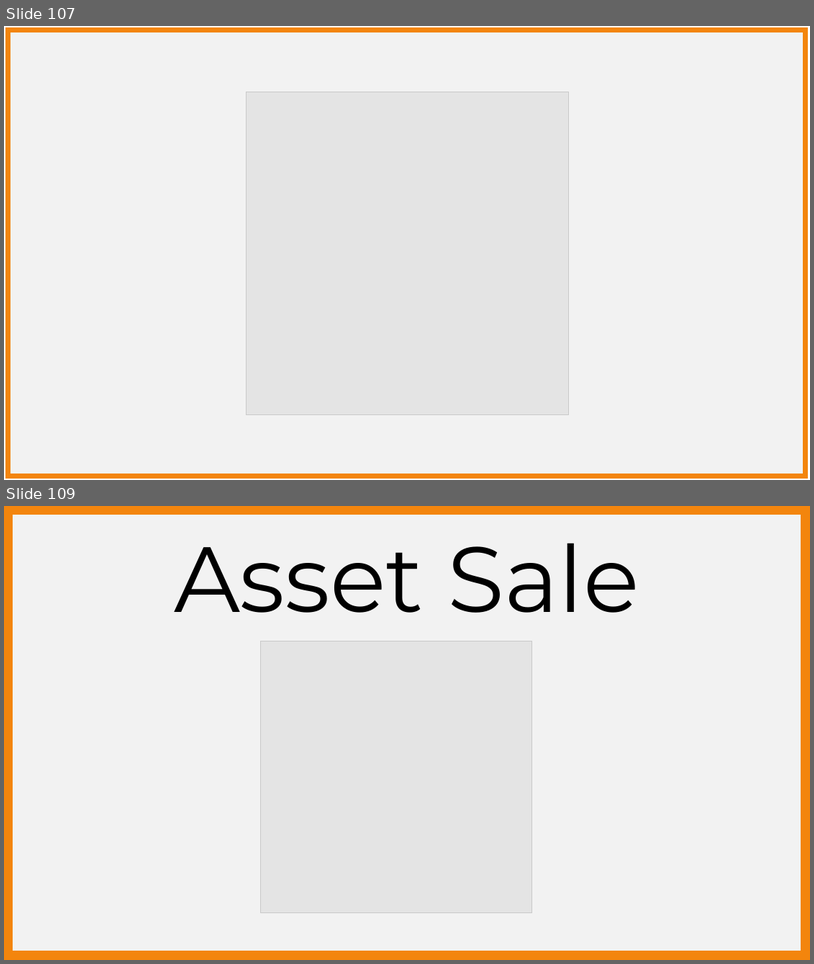
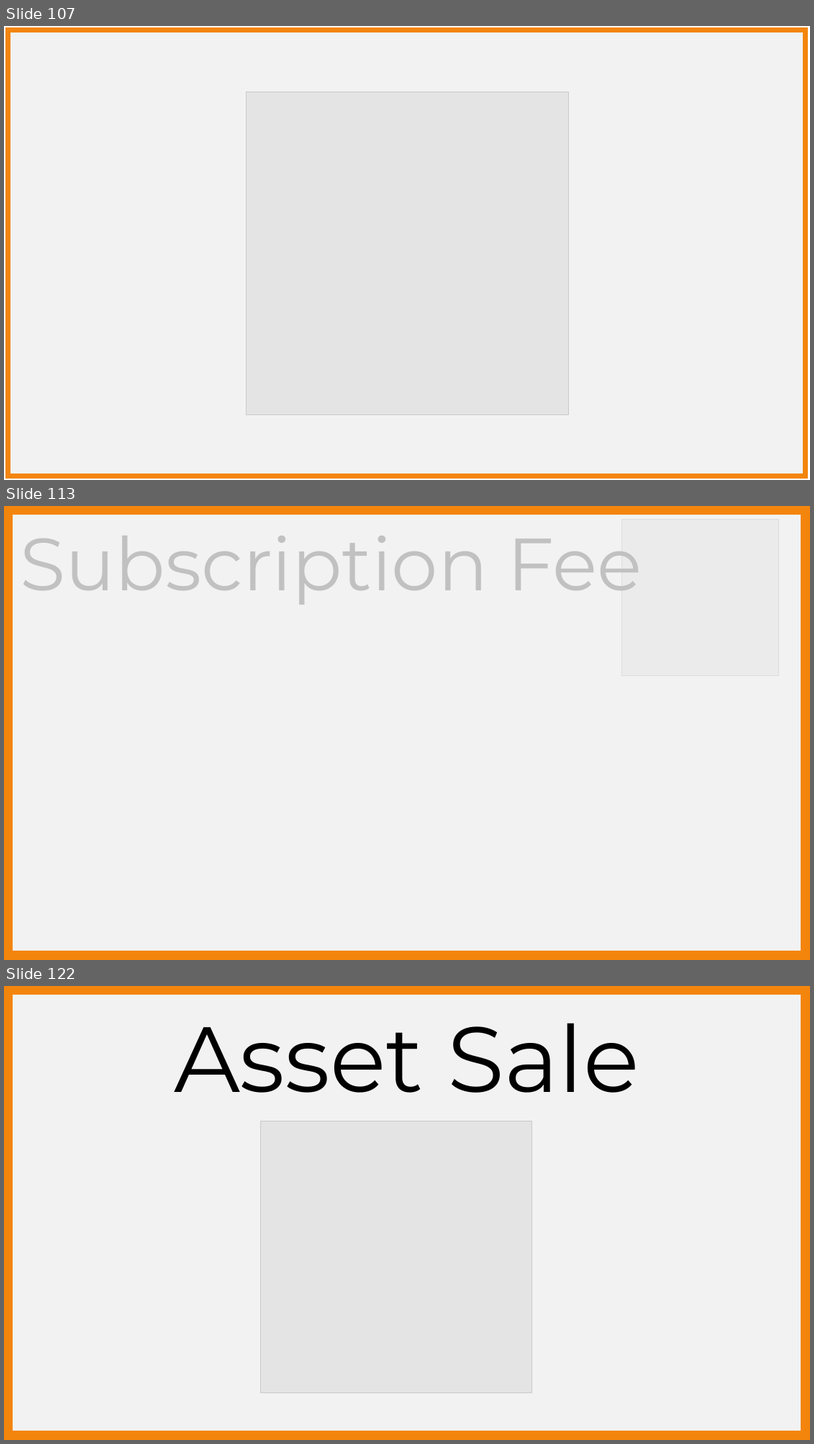
Before and after one commit to BPaaSModelling/Ontology4ModelingEnvironment, a slide deck: images/stickyNotes.pptx. Shown one above the other, each under a label of ours: slides 107 and 109 before the commit, slides 107, 113 and 122 after it; the slides between them are not shown. The pictures are 814x964 and 814x1444 pixels, drawn with LibreOffice and Linux fonts; fonts in the diff are those of the drawing; grey boxes stand for pictures. Boxes give left, top, right and bottom in pixels: in the first picture for what was removed or moved away, otherwise in the second. Text is boxed around its words. In the diff, an @@ line names an element or a change of style, - is before the commit and + after.

```diff
--- a/images/stickyNotes.pptx
+++ b/images/stickyNotes.pptx
@@ slide 113 added at (4, 506, 810, 960), background #FFFFFF @@
@@ rectangle added at (8, 510, 806, 955), fill #F2F2F2, outline #F3850D 12 pt @@
@@ rectangle added at (18, 518, 782, 698), fill #F2F2F2 at 80% opacity @@
@@ picture added at (622, 519, 779, 675) @@
@@ text added at (20, 536, 643, 605), 88 pt, text #000000 @@
+Subscription Fee
@@ what was slide 109 is now slide 122 @@
```
Also in this commit, not shown: 1 slide changed, 24 other slides added.
